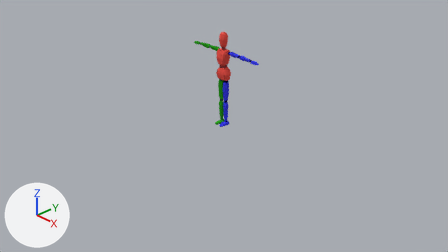
An edit to the Blender file Blender Assets/modelStudy1.blend, drawn before and after from the same camera.
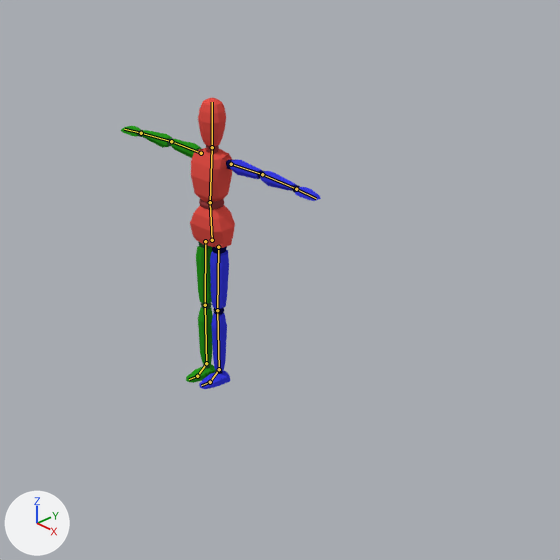
There are two pictures of each version: one from the file's camera 'Camera', one close up on the part from 34% to 75% of the width and 0% to 72% of the height. Every picture has the same lights, and +X, +Y and +Z are marked at lower left. The bones that bend it are drawn over the model as lines in the close-ups.
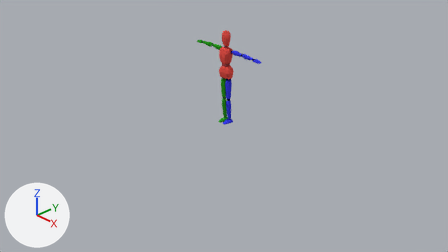
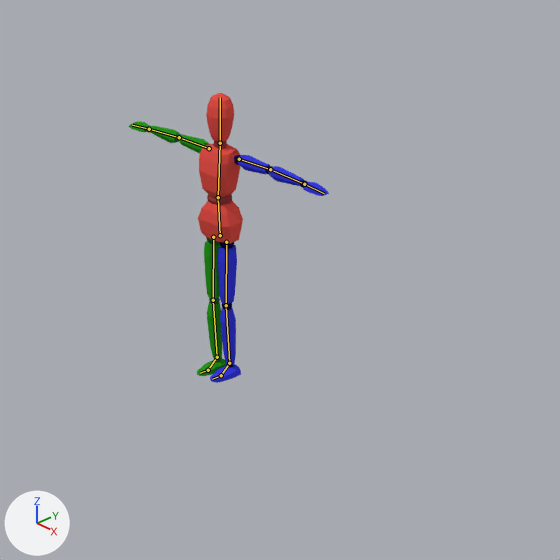
The newer file adds an action. The first version stands in its rest pose; the second is drawn at frame 1 of the action 'TPose'.

Pixel boxes (x1, y1, x2, y2) of what changed, in the close-ups (560 x 560 px):
'Cube', posed
    before: (121, 98, 321, 389)
    after: (129, 93, 329, 383)
bone 'Hip', root to tip
    before: (212, 240) to (210, 202)
    after: (220, 235) to (218, 197)

The edits, one by one:
Bone 'Hip' (bone_hip) moves from (0.0, 0.0, 0.0) to (0.0, 0.008, -0.062).
Bone 'Leg IK.L' (bone_leg_ik_l) moves from (0.0, 0.0, 0.0) to (0.0, 0.086, 0.013).
Bone 'Leg IK.R' (bone_leg_ik_r) moves from (0.0, 0.0, 0.0) to (0.0, 0.086, 0.013).
